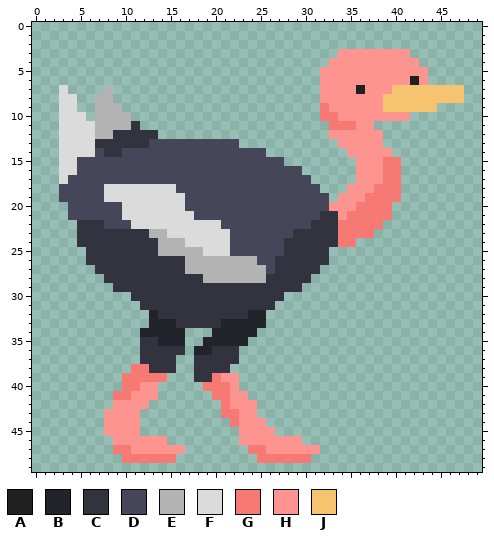
File history of a pixel-art sprite, ProyectoFinal/src/main/resources/Animales/imgAnimal24.png. This is how it looked before the edit.
The file is 50x50 pixels.
Palette (. is transparent): A #202020  B #23232c  C #333340  D #45465a  E #b3b3b3  F #dbdbdb  G #f77974  H #fd9490  J #f6c46f
Pixels before (only the part around the change), first column x 0:
 0 ..................................................
 1 ..................................................
 2 ..................................................
 3 ..................................HHHHHHHH........
 4 .................................HHHHHHHHHH.......
 5 ................................HHHHHHHHHHHH......
 6 ................................HHHHHHHHHHAH......
 7 ...F....E.......................HHHHAHHHJJJJJJJJ..
 8 ...FF..EE.......................HHHHHHHJJJJJJJJJ..
 9 ...FF..EEE......................GHHHHHHJJJJJJ.....
10 ...FFF.EEEE.....................GGHHHHHHHH........
11 ...FFFFEEEEC.....................GGGHH............
12 ...FFFFEECCCCC...................HHHHHH...........
13 ...FFFFCCCCCCDDDDDDDDDD...........HHHHH...........
14 ...FFFFDCCDDDDDDDDDDDDDDDD.........HHHHH..........
15 ...FFDDDDDDDDDDDDDDDDDDDDDDD........HHHGG.........
16 ...FFDDDDDDDDDDDDDDDDDDDDDDDDD......HHHGG.........
17 ...FDDDDDDDDDDDDDDDDDDDDDDDDDDD.....HHHGG.........
18 ...DDDDDFFFFFFFFDDDDDDDDDDDDDDDD...HHHGGG.........
19 ...DDDDDFFFFFFFFFDDDDDDDDDDDDDDDD.HHHGGGG.........
20 ....DDDDDDFFFFFFFDDDDDDDDDDDDDDDDHHHGGGG..........
21 ....DDDDDDFFFFFFFFDDDDDDDDDDDDDDCCHGGGGG..........
22 .....CCCDDDFFFFFFFFFFDDDDDDDDDDCCCGGGGG...........
23 .....CCCCCCCCEEFFFFFFFDDDDDDDCCCCCGGGG............
24 .....CCCCCCCCCEEEFFFFFDDDDDDCCCCCCGG..............
25 ......CCCCCCCCEEEEEFFFDDDDDDCCCCC.................
26 ......CCCCCCCCCCCEEEEEEEEDDCCCCCC.................
27 .......CCCCCCCCCCEEEEEEEEEDCCCCC..................
28 ........CCCCCCCCCCCEEEEEEECCCCC...................
29 .........CCCCCCCCCCCCCCCCCCCCC....................
30 ...........CCCCCCCCCCCCCCCCC......................
31 ............CCCCCCCCCCCCCCC.......................
32 .............BCCCCCCCCCCBB........................
33 .............BBBCCCCCBBBBB........................
34 ............BBBBB...BBBBB.........................
35 ............CCBBB..BBBBB..........................
36 ............CCCCC.BBCCC...........................
37 ............CCCC..CCCCC...........................
38 ...........GGCCC..CCCC............................
39 ..........GGGGG...CCGHH...........................
40 ..........GGHH.....GGGH...........................
41 .........GGHHH......GGHH..........................
42 .........HHHH........GHHH.........................
43 ........HHHH.........GGHH.........................
44 ........HHHH..........GHHH........................
45 ........HHHH...........HHHH.......................
46 .........HHHHHH........HHHHHHH....................
47 .........GGHHHHHH.......GGHHHHHH..................
48 ..........GGGGGG.........GGGGGG...................
49 ..................................................
Once edited:
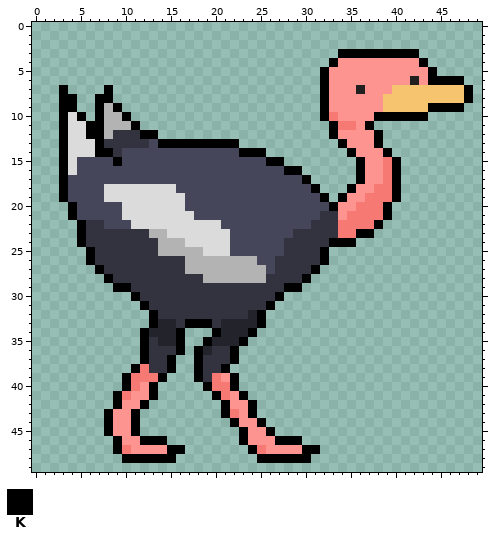
Colours new in this view: K #000000
The edit:
y 3: x 34..42 HHHHHHHH. -> KKKKKKKKK
y 4: x 33 H -> K; x 43 . -> K
y 5: x 32 H -> K; x 44 . -> K
y 6: x 32 H -> K; x 44..47 .... -> KKKK
y 7: x 3 F -> K; x 8 E -> K; x 32 H -> K; x 48 . -> K
y 8: x 3..4 FF -> KK; x 7..8 EE -> KK; x 32 H -> K; x 48 . -> K
y 9: x 3..4 FF -> KK; x 7 E -> K; x 9 E -> K; x 32 G -> K; x 44..47 J... -> KKKK
y 10: x 3 F -> K; x 5 F -> K; x 7 E -> K; x 10 E -> K; x 32 G -> K; x 38..43 HHHH.. -> KKKKKK
y 11: x 3 F -> K; x 6..7 FE -> KK; x 11 C -> K; x 33 G -> K; x 37 H -> K
y 12: x 3 F -> K; x 6..7 FE -> KK; x 12..13 CC -> KK; x 33 H -> K; x 38 H -> K
y 13: x 3 F -> K; x 7 C -> K; x 14..22 DDDDDDDDD -> KKKKKKKKK; x 34 H -> K; x 38 H -> K
y 14: x 3 F -> K; x 7..8 DC -> KK; x 23..25 DDD -> KKK; x 35 H -> K; x 39 H -> K
y 15: x 3 F -> K; x 9 D -> K; x 26..27 DD -> KK; x 36 H -> K; x 40 G -> K
y 16: x 3 F -> K; x 28..29 DD -> KK; x 36 H -> K; x 40 G -> K
y 17: x 3 F -> K; x 30 D -> K; x 36 H -> K; x 40 G -> K
y 18: x 3 D -> K; x 31 D -> K; x 35 H -> K; x 40 G -> K
y 19: x 3 D -> K; x 32 D -> K; x 34 H -> K; x 40 G -> K
y 20: x 4 D -> K; x 33 H -> K; x 39 G -> K
y 21: x 4 D -> K; x 39 G -> K
y 22: x 5 C -> K; x 38 G -> K
y 23: x 5 C -> K; x 36..37 GG -> KK
y 24: x 5 C -> K; x 33..35 CGG -> KKK
y 25..26: x 6 C -> K; x 32 C -> K
y 27: x 7 C -> K; x 31 C -> K
y 28: x 8 C -> K; x 30 C -> K
y 29: x 9..10 CC -> KK; x 28..29 CC -> KK
y 30: x 11 C -> K; x 27 C -> K
y 31: x 12 C -> K; x 26 C -> K
y 32: x 13 B -> K; x 25 B -> K
y 33: x 13 B -> K; x 17..19 CCC -> KKK; x 25 B -> K
y 34: x 12 B -> K; x 16 B -> K; x 20 B -> K; x 24 B -> K
y 35: x 12 C -> K; x 16 B -> K; x 19 B -> K; x 23 B -> K
y 36: x 12 C -> K; x 16 C -> K; x 18 B -> K; x 22 C -> K
y 37: x 12 C -> K; x 15 C -> K; x 18 C -> K; x 22 C -> K
y 38: x 11 G -> K; x 15 C -> K; x 18 C -> K; x 21 C -> K
y 39: x 10 G -> K; x 14 G -> K; x 18 C -> K; x 22 H -> K
y 40: x 10 G -> K; x 13 H -> K; x 19 G -> K; x 22 H -> K
y 41: x 9 G -> K; x 13 H -> K; x 20 G -> K; x 23 H -> K
y 42: x 9 H -> K; x 12 H -> K; x 21 G -> K; x 24 H -> K
y 43: x 8 H -> K; x 11 H -> K; x 21 G -> K; x 24 H -> K
y 44: x 8 H -> K; x 11 H -> K; x 22 G -> K; x 25 H -> K
y 45: x 8 H -> K; x 11 H -> K; x 23 H -> K; x 26 H -> K
y 46: x 9 H -> K; x 12..14 HHH -> KKK; x 23 H -> K; x 27..29 HHH -> KKK
y 47: x 9 G -> K; x 15..16 HH -> KK; x 24 G -> K; x 30..31 HH -> KK
y 48: x 10..15 GGGGGG -> KKKKKK; x 25..30 GGGGGG -> KKKKKK
Boxes around the changes in both pictures, in picture pixels (x1, y1, x2, y2):
changed: (59, 49, 473, 463)
